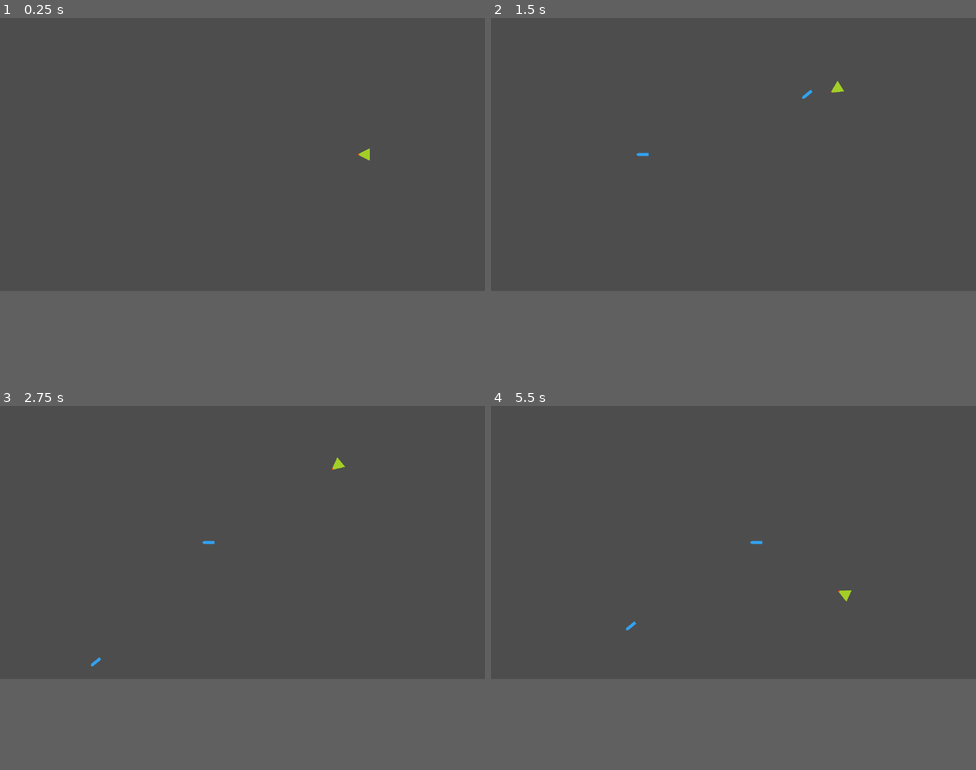
Above: before the commit, frames 1-4 (two rows, left to right).
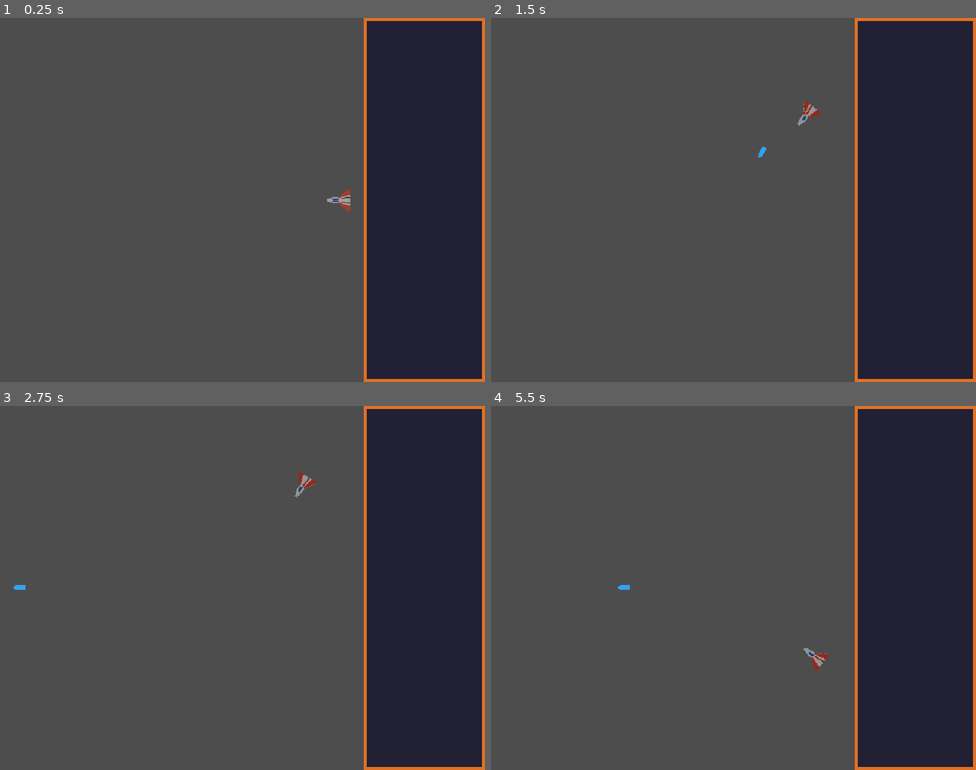
Above: after the commit, the same moments.

Repository: FrozenWellGames/moray_game_jam_2025
Game: Godot game, scene res://Game/game.tscn
Same seed, same stepped clock (60 frames per second), same inputs: the game is played once before the commit and once after it.
Inputs:
- Up to frame 1 (0.25 s): no input
- Up to frame 2 (1.5 s): tap Enter at 0.5 s; hold Right (move_right) 0.53-1.28 s; hold Ctrl (fire) 0.53-1.28 s; hold Left (move_left) from 1.28 s (still down); tap Ctrl (fire) at 1.35 s
- Up to frame 3 (2.75 s): release Left (move_left) at 2.03 s; hold Right (move_right) from 2.03 s (still down); hold Ctrl (fire) from 2.03 s (still down)
- Up to frame 4 (5.5 s): release Ctrl (fire) at 2.78 s; tap Ctrl (fire) at 2.85, 4.35 s; release Right (move_right) at 3.53 s; hold Ctrl (fire) 3.53-4.28 s; hold Left (move_left) from 3.53 s (still down); hold Ctrl (fire) from 5.03 s (still down)
The window is 800x450 before the commit and 800x600 after it. Grey fills any space a smaller window leaves; there, only what the larger window draws over its background counts as a difference.

The runs differ from the first frame. In frame 1, 25% of the frame differs, in the area x 67-100%, y 0-100%; in frame 2, 25%; in frame 3, 25%; in frame 4, 25%, in the area x 26-100%, y 0-100%.

Commit message:
player animation component

Diff:
--- a/Game/effect_spawner.gd
+++ b/Game/effect_spawner.gd
@@ -4,7 +4,7 @@
 func _ready() -> void:
 	SignalManager.spawn_bullet.connect(on_spawn_bullet)
 
-func on_spawn_bullet(GameObject:PackedScene, Position: Vector2, Rotation:float) -> void:
+func on_spawn_bullet(GameObject: PackedScene, Position: Vector2, Rotation: float) -> void:
 	var bullet: Node2D = GameObject.instantiate()
 	bullet.rotation = Rotation
 	bullet.position = Position
--- a/Game/game.tscn
+++ b/Game/game.tscn
@@ -1,8 +1,9 @@
-[gd_scene load_steps=4 format=3 uid="uid://dy7pttawwst1e"]
+[gd_scene load_steps=5 format=3 uid="uid://dy7pttawwst1e"]
 
 [ext_resource type="Script" uid="uid://h03cg76w3yja" path="res://Game/game.gd" id="1_bk3v5"]
 [ext_resource type="PackedScene" uid="uid://odjjnfn1ehsl" path="res://Player/player.tscn" id="2_1r4le"]
 [ext_resource type="PackedScene" uid="uid://bibu7xcvxhlyg" path="res://Game/effect_spawner.tscn" id="3_7raqb"]
+[ext_resource type="Texture2D" uid="uid://caaprnsoe8spy" path="res://Assets/side_panel_placeholder.png" id="4_jcm6v"]
 
 [node name="Game" type="Node2D"]
 script = ExtResource("1_bk3v5")
@@ -10,3 +11,8 @@
 [node name="EffectSpawner" parent="." instance=ExtResource("3_7raqb")]
 
 [node name="Player" parent="." instance=ExtResource("2_1r4le")]
+
+[node name="Sprite2D" type="Sprite2D" parent="."]
+position = Vector2(480, 0)
+texture = ExtResource("4_jcm6v")
+centered = false
--- /dev/null
+++ b/Player/components/animation_component.gd
@@ -0,0 +1,15 @@
+class_name AnimationComponent
+extends Node
+
+@export_subgroup("nodes")
+@export var player_sprite: Sprite2D
+@export var animation_player: AnimationPlayer
+
+
+func handle_player_animation(move_direction: float) -> void:
+	if move_direction < -0.2:
+		animation_player.play("fly_left")
+	elif move_direction > 0.2:
+		animation_player.play("fly_right")
+	else:
+		animation_player.play("fly_level")
--- /dev/null
+++ b/Player/components/animation_component.tscn
@@ -0,0 +1,6 @@
+[gd_scene load_steps=2 format=3 uid="uid://b08w165ei7b44"]
+
+[ext_resource type="Script" uid="uid://c5krh42io0rk5" path="res://Player/components/animation_component.gd" id="1_4vrbv"]
+
+[node name="AnimationComponent" type="Node"]
+script = ExtResource("1_4vrbv")
--- a/Player/components/scripts/fire_component.gd
+++ b/Player/components/scripts/fire_component.gd
@@ -4,6 +4,7 @@
 @export_subgroup("Nodes")
 @export var projectile: PackedScene
 @export var cooldown_timer: Timer
+@export var bullet_spawn_point: Marker2D
 
 var is_firing: bool = false
 
@@ -12,7 +13,7 @@
 	if want_to_fire and not is_firing:
 		is_firing = true
 		cooldown_timer.start()
-		SignalManager.emit_signal("spawn_bullet", projectile, body.global_position, body.rotation)
+		SignalManager.emit_signal("spawn_bullet", projectile, bullet_spawn_point.global_position, body.rotation)
 
 
 func _on_cooldown_timer_timeout() -> void:
--- a/Player/components/scripts/movement_component.gd
+++ b/Player/components/scripts/movement_component.gd
@@ -8,9 +8,9 @@
 
 func handle_movement(player_body: CharacterBody2D, direction: float, delta: float) -> void:
 	var screen_size = player_body.get_viewport_rect().size
-	var radius = min(screen_size.x, screen_size.y) / 2 - 40
+	var radius = min(screen_size.x, screen_size.y) / 2 - 30
 
 	angle -= direction * speed * delta
 
-	player_body.position.x = screen_size.x / 2 + radius * cos(angle)
+	player_body.position.x = (screen_size.x / 100)*37 + radius * cos(angle)
 	player_body.position.y = screen_size.y / 2 + radius * sin(angle)
--- a/Player/components/scripts/rotation_component.gd
+++ b/Player/components/scripts/rotation_component.gd
@@ -4,6 +4,6 @@
 
 func handle_rotation(player_body: CharacterBody2D) -> void:
 	var screen_center = get_viewport().get_visible_rect().size / 2
-	var direction = (screen_center - player_body.global_position).normalized()
+	var direction = (Vector2(screen_center.x, screen_center.y) - player_body.global_position).normalized()
 	player_body.angle = direction.angle()
 	player_body.rotation = player_body.angle
--- a/Player/player.gd
+++ b/Player/player.gd
@@ -5,6 +5,7 @@
 @export var movement_component: MovementComponent
 @export var rotation_component: RotationComponent
 @export var fire_component: FireComponent
+@export var animation_component: AnimationComponent
 
 var angle = 0.0
 
@@ -13,3 +14,4 @@
 	movement_component.handle_movement(self, input_component.input_horizontal, delta)
 	rotation_component.handle_rotation(self)
 	fire_component.handle_fire(self, input_component.get_fire_input_just_pressed())
+	animation_component.handle_player_animation(input_component.input_horizontal)
--- a/Player/player.tscn
+++ b/Player/player.tscn
@@ -1,20 +1,90 @@
-[gd_scene load_steps=8 format=3 uid="uid://odjjnfn1ehsl"]
+[gd_scene load_steps=14 format=3 uid="uid://odjjnfn1ehsl"]
 
 [ext_resource type="Script" uid="uid://2jp4kl7cpy5r" path="res://Player/player.gd" id="1_l8h54"]
 [ext_resource type="PackedScene" uid="uid://b23n3hqxfi6fi" path="res://Player/components/scenes/input_component.tscn" id="2_gwnis"]
-[ext_resource type="Texture2D" uid="uid://cq40re7ihvfke" path="res://Assets/player_placeholder.png" id="3_btcbx"]
 [ext_resource type="PackedScene" uid="uid://d18cwnoi5vvt7" path="res://Player/components/scenes/movement_component.tscn" id="3_k53q1"]
 [ext_resource type="PackedScene" uid="uid://bqqkeqs5eyox2" path="res://Player/components/scenes/fire_component.tscn" id="5_fhl08"]
 [ext_resource type="PackedScene" uid="uid://bpyj7blwa8iwi" path="res://Player/components/scenes/rotation_component.tscn" id="5_k53q1"]
+[ext_resource type="Texture2D" uid="uid://o3qnhx4ch17a" path="res://Assets/player_placeholder_strip.png" id="7_od3ui"]
+[ext_resource type="PackedScene" uid="uid://b08w165ei7b44" path="res://Player/components/animation_component.tscn" id="7_vtle1"]
 
 [sub_resource type="RectangleShape2D" id="RectangleShape2D_bk3v5"]
 
-[node name="Player" type="CharacterBody2D" node_paths=PackedStringArray("input_component", "movement_component", "rotation_component", "fire_component")]
+[sub_resource type="Animation" id="Animation_00tjw"]
+resource_name = "fly_left"
+tracks/0/type = "value"
+tracks/0/imported = false
+tracks/0/enabled = true
+tracks/0/path = NodePath("Sprite2D:frame")
+tracks/0/interp = 1
+tracks/0/loop_wrap = true
+tracks/0/keys = {
+"times": PackedFloat32Array(0),
+"transitions": PackedFloat32Array(1),
+"update": 1,
+"values": [0]
+}
+
+[sub_resource type="Animation" id="Animation_vtle1"]
+length = 0.001
+tracks/0/type = "value"
+tracks/0/imported = false
+tracks/0/enabled = true
+tracks/0/path = NodePath("Sprite2D:frame")
+tracks/0/interp = 1
+tracks/0/loop_wrap = true
+tracks/0/keys = {
+"times": PackedFloat32Array(0),
+"transitions": PackedFloat32Array(1),
+"update": 1,
+"values": [0]
+}
+
+[sub_resource type="Animation" id="Animation_od3ui"]
+resource_name = "fly_right"
+tracks/0/type = "value"
+tracks/0/imported = false
+tracks/0/enabled = true
+tracks/0/path = NodePath("Sprite2D:frame")
+tracks/0/interp = 1
+tracks/0/loop_wrap = true
+tracks/0/keys = {
+"times": PackedFloat32Array(0),
+"transitions": PackedFloat32Array(1),
+"update": 1,
+"values": [2]
+}
+
+[sub_resource type="Animation" id="Animation_x3vf3"]
+resource_name = "fly_level"
+tracks/0/type = "value"
+tracks/0/imported = false
+tracks/0/enabled = true
+tracks/0/path = NodePath("Sprite2D:frame")
+tracks/0/interp = 1
+tracks/0/loop_wrap = true
+tracks/0/keys = {
+"times": PackedFloat32Array(0),
+"transitions": PackedFloat32Array(1),
+"update": 1,
+"values": [1]
+}
+
+[sub_resource type="AnimationLibrary" id="AnimationLibrary_x3vf3"]
+_data = {
+&"RESET": SubResource("Animation_vtle1"),
+&"fly_left": SubResource("Animation_00tjw"),
+&"fly_level": SubResource("Animation_x3vf3"),
+&"fly_right": SubResource("Animation_od3ui")
+}
+
+[node name="Player" type="CharacterBody2D" node_paths=PackedStringArray("input_component", "movement_component", "rotation_component", "fire_component", "animation_component")]
 script = ExtResource("1_l8h54")
 input_component = NodePath("InputComponent")
 movement_component = NodePath("MovementComponent")
 rotation_component = NodePath("RotationComponent")
 fire_component = NodePath("FireComponent")
+animation_component = NodePath("AnimationComponent")
 
 [node name="InputComponent" parent="." instance=ExtResource("2_gwnis")]
 
@@ -22,10 +92,24 @@
 
 [node name="RotationComponent" parent="." instance=ExtResource("5_k53q1")]
 
-[node name="FireComponent" parent="." instance=ExtResource("5_fhl08")]
+[node name="FireComponent" parent="." node_paths=PackedStringArray("bullet_spawn_point") instance=ExtResource("5_fhl08")]
+bullet_spawn_point = NodePath("../BulletSpawnPoint")
+
+[node name="AnimationComponent" parent="." node_paths=PackedStringArray("player_sprite", "animation_player") instance=ExtResource("7_vtle1")]
+player_sprite = NodePath("../Sprite2D")
+animation_player = NodePath("../AnimationPlayer")
 
 [node name="CollisionShape2D" type="CollisionShape2D" parent="."]
 shape = SubResource("RectangleShape2D_bk3v5")
 
 [node name="Sprite2D" type="Sprite2D" parent="."]
-texture = ExtResource("3_btcbx")
+texture = ExtResource("7_od3ui")
+hframes = 3
+
+[node name="BulletSpawnPoint" type="Marker2D" parent="."]
+position = Vector2(12, 1)
+
+[node name="AnimationPlayer" type="AnimationPlayer" parent="."]
+libraries = {
+&"": SubResource("AnimationLibrary_x3vf3")
+}
--- a/Player/player_laser.gd
+++ b/Player/player_laser.gd
@@ -9,3 +9,7 @@
 
 func _process(delta: float) -> void:
 	position += transform.x * speed * delta
+
+
+func _on_visible_on_screen_notifier_2d_screen_exited() -> void:
+	queue_free()
--- a/Player/player_laser.tscn
+++ b/Player/player_laser.tscn
@@ -15,3 +15,8 @@
 
 [node name="Sprite2D" type="Sprite2D" parent="."]
 texture = ExtResource("2_ge2j6")
+
+[node name="VisibleOnScreenNotifier2D" type="VisibleOnScreenNotifier2D" parent="."]
+scale = Vector2(0.8, 0.3)
+
+[connection signal="screen_exited" from="VisibleOnScreenNotifier2D" to="." method="_on_visible_on_screen_notifier_2d_screen_exited"]
--- a/project.godot
+++ b/project.godot
@@ -21,10 +21,12 @@
 
 [display]
 
-window/size/viewport_width=320
-window/size/viewport_height=180
+window/size/viewport_width=640
+window/size/viewport_height=480
 window/size/window_width_override=1280
-window/size/window_height_override=720
+window/size/window_height_override=960
+window/stretch/mode="viewport"
+window/stretch/scale_mode="integer"
 
 [input]
 
@@ -54,3 +56,4 @@
 [rendering]
 
 textures/canvas_textures/default_texture_filter=0
+2d/snap/snap_2d_transforms_to_pixel=true
Binary file changed: Assets/missile_placeholder.png
Binary file changed: Assets/player_placeholder.png
Binary file added: Assets/player_placeholder_strip.png
Not shown, added: Assets/player_placeholder_strip.png.import
Binary file added: Assets/side_panel_placeholder.png
Not shown, added: Assets/side_panel_placeholder.png.import
Not shown, added: Player/components/animation_component.gd.uid
